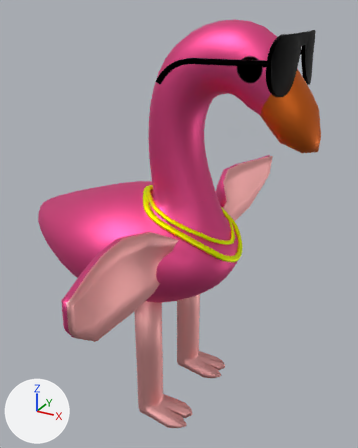
What one commit did to the glTF model Examples/3D/game_assets/models/pinky.glb.
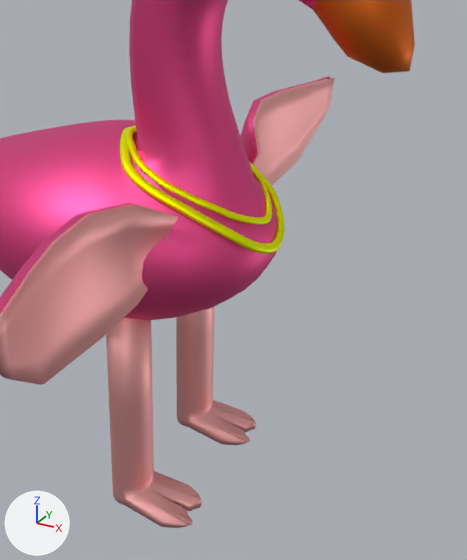
Old and new are each drawn whole from a camera (50 mm lens) standing at (6.34, -11.54, 11.76) and looking at (-0.17, 0.3, 5.84) and again close up on the part from 20% to 99% of the width and 24% to 100% of the height. The lights are fixed; the arrows at lower left show +X, +Y and +Z. Vertices at the same position are counted once.

The scene before the commit, as lines of its bpy script (objects in view):
```python
me_pinky = bpy.data.meshes.new('Pinky')
me_pinky.from_pydata(...)  # 13539 vertices, 27044 faces; spans x -5.37..3.74, y -5.73..5.57, z 0.1..11.48
me_pinky.materials.append(mat_default)  # picture img_pinky_t
ob_pinky_001 = bpy.data.objects.new('Pinky.001', me_pinky)
ob_pinky_001.location = (0.0, 0.0, 0.0)
```
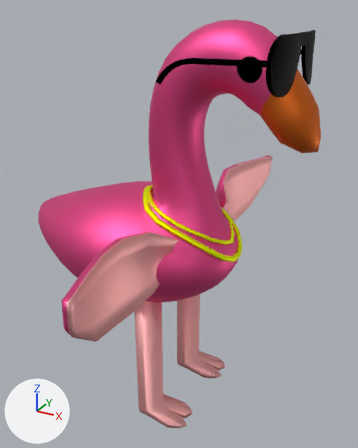
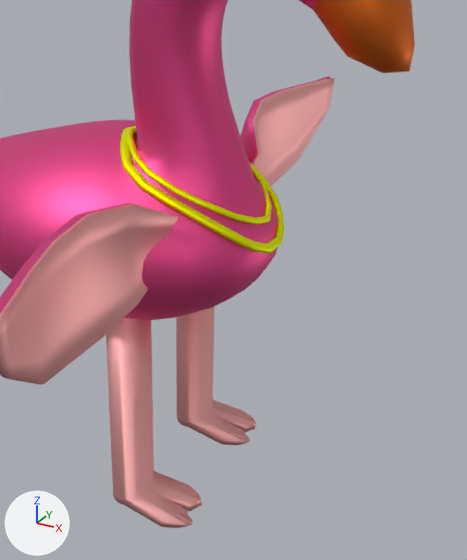
Pixel boxes [x1, y1, x2, y2] of what changed, in the close-ups (467 x 560 px):
part 1 of me_pinky, cut back: before [120, 125, 285, 254]; after [120, 127, 284, 254]
part 2 of me_pinky, deleted (brown): before [106, 307, 214, 509]

What the commit changed:
me_pinky is used by ob_pinky_001; location (0.0, 0.0, 0.0).
me_pinky had 13539 vertices, 27044 faces and spanned x -5.37..3.74, y -5.73..5.57, z 0.1..11.48.
me_pinky now has 2298 vertices, 4563 faces and spans x -5.37..3.74, y -5.73..5.57, z 0.1..11.48.
me_pinky part 1: 39 vertices moved within x -0.93..1.89, y -1.18..0.99, z 5.41..7.06; 11101 vertices removed from x -1.04..1.92, y -1.39..1.16, z 5.33..7.07.
me_pinky part 2: 139 vertices removed from x -0.68..1.0, y -1.76..1.68, z 0.1..2.41.
me_pinky part 3: the surface is now shaded smooth.
